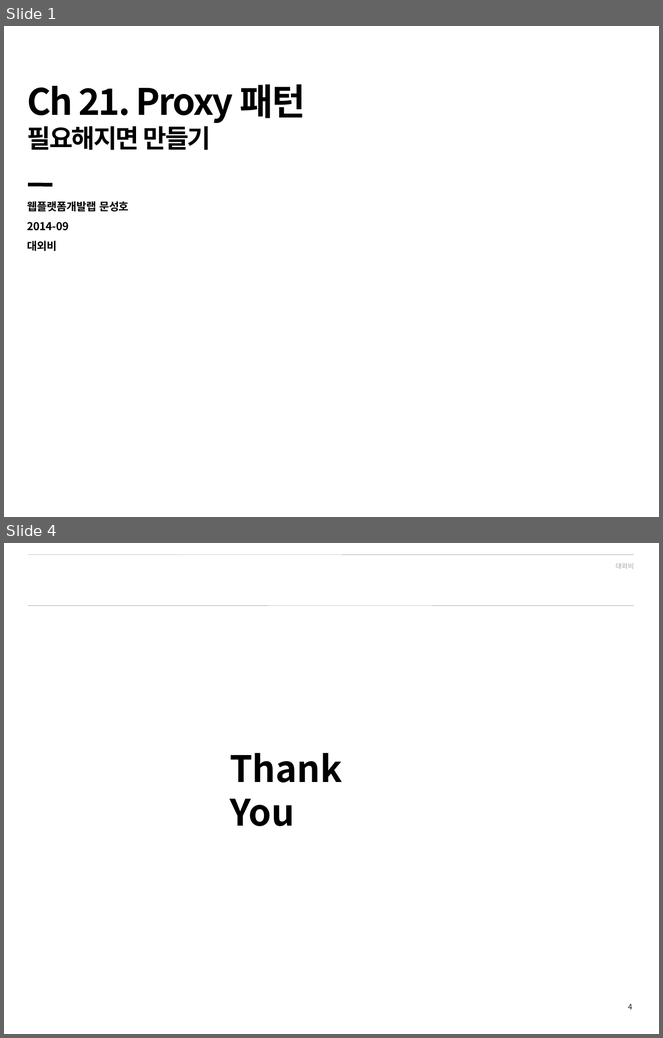
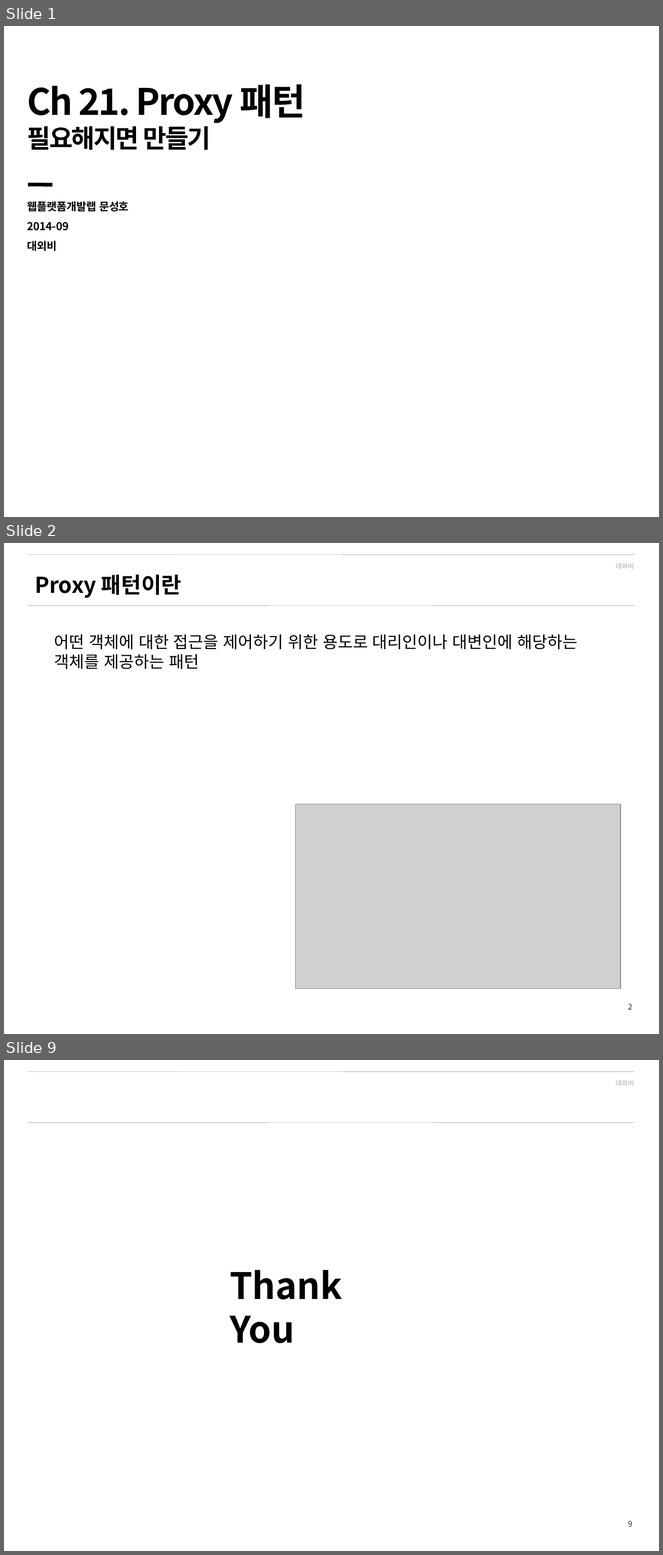
Before and after one commit to shyr/designpattern, a slide deck: src/_ppt/ch21.pptx. Shown one above the other, each under a label of ours: slides 1 and 4 before the commit, slides 1, 2 and 9 after it; the slides between them are not shown. The pictures are 663x1038 and 663x1555 pixels, drawn with LibreOffice and Linux fonts; fonts in the diff are those of the drawing; grey boxes stand for pictures; background and template pictures are left out. Boxes give left, top, right and bottom in pixels: in the first picture for what was removed or moved away, otherwise in the second. Text is boxed around its words. In the diff, an @@ line names an element or a change of style, - is before the commit and + after.

```diff
--- a/src/_ppt/ch21.pptx
+++ b/src/_ppt/ch21.pptx
@@ slide 2 added at [4,543,659,1034], background #FFFFFF; not listed: 4 template elements that a slide beside it also shows @@
@@ text added at [35,574,182,598], 24 pt, text #000000, bold @@
+Proxy 패턴이란
@@ text added at [54,635,578,669], 18 pt, text #000000 @@
+어떤 객체에 대한 접근을 제어하기 위한 용도로 대리인이나 대변인에 해당하는 객체를 제공하는 패턴
@@ picture added at [296,805,621,989] @@
@@ what was slide 4 is now slide 9 @@
@@ page number at [628,1521,632,1527]: text changed @@
-4
+9
```
Also in this commit, not shown: 6 other slides added, 2 slides removed, 3 other files.
